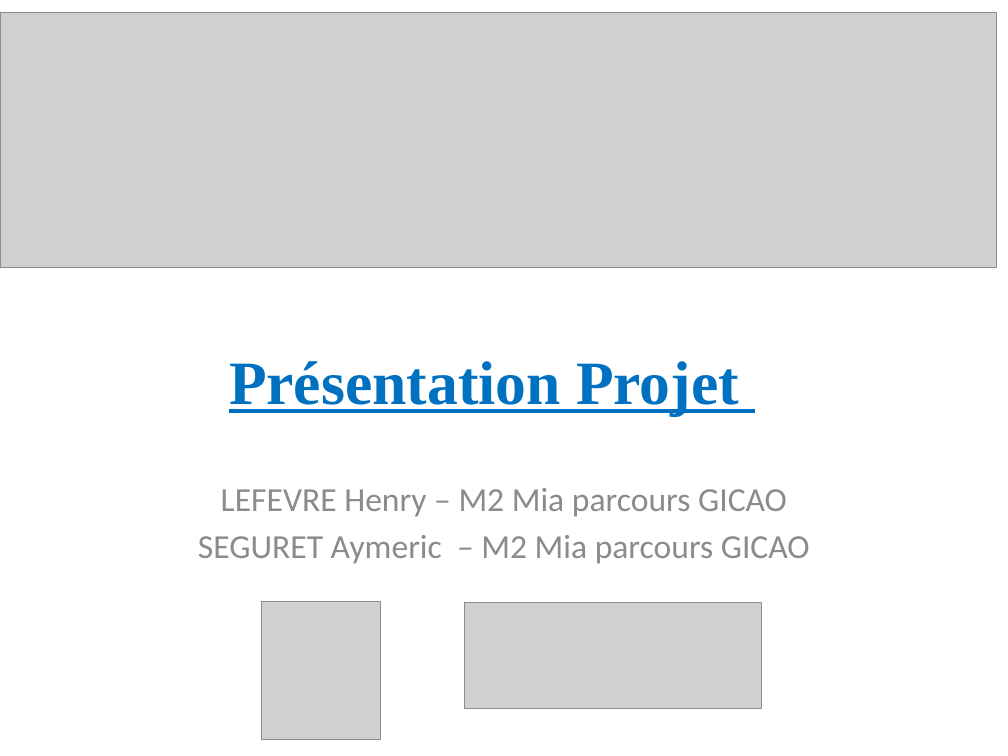
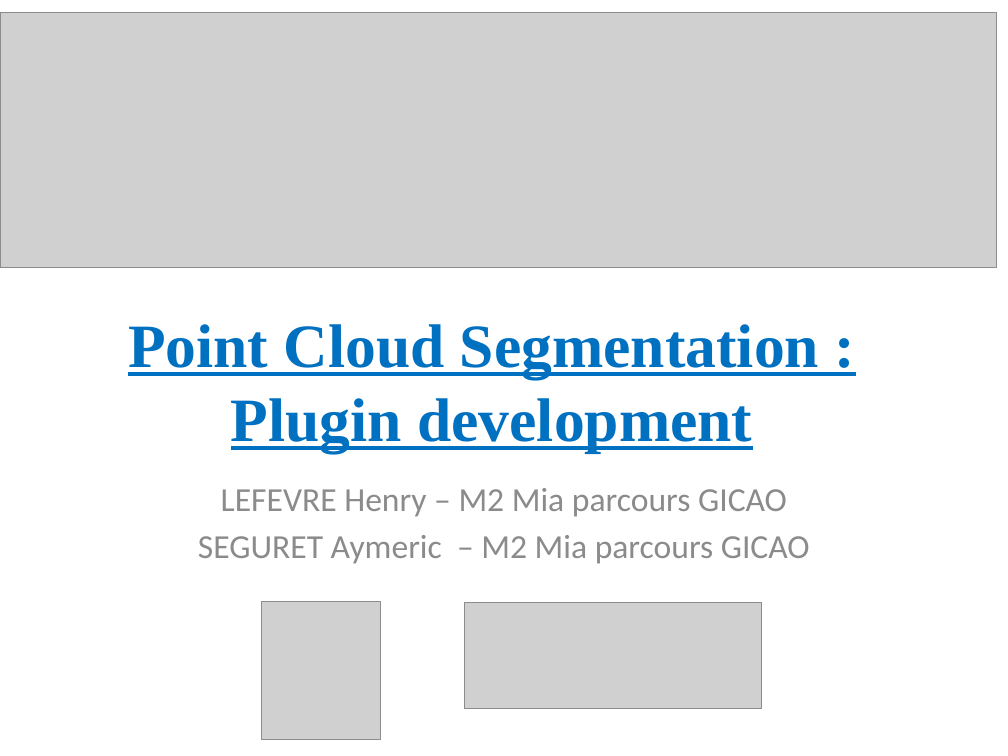
Before and after one commit to Mric26/M2-S1, a slide deck: slide 1 of Projet/Presentation.pptx. Drawn at 1008x756 pixels with LibreOffice and Linux fonts; fonts in the diff are those of the drawing; grey boxes stand for pictures. Boxes give left, top, right and bottom in pixels: in the first picture for what was removed or moved away, otherwise in the second. Text is boxed around its words. In the diff, an @@ line names an element or a change of style, - is before the commit and + after.

```diff
--- a/Projet/Presentation.pptx
+++ b/Projet/Presentation.pptx
@@ title at <box>128,324,819,452</box>: text changed @@
-Présentation Projet
+Point Cloud Segmentation :
+Plugin development
```
Also in this commit, not shown: 7 slides added, 1 slide removed, 9 other files.
